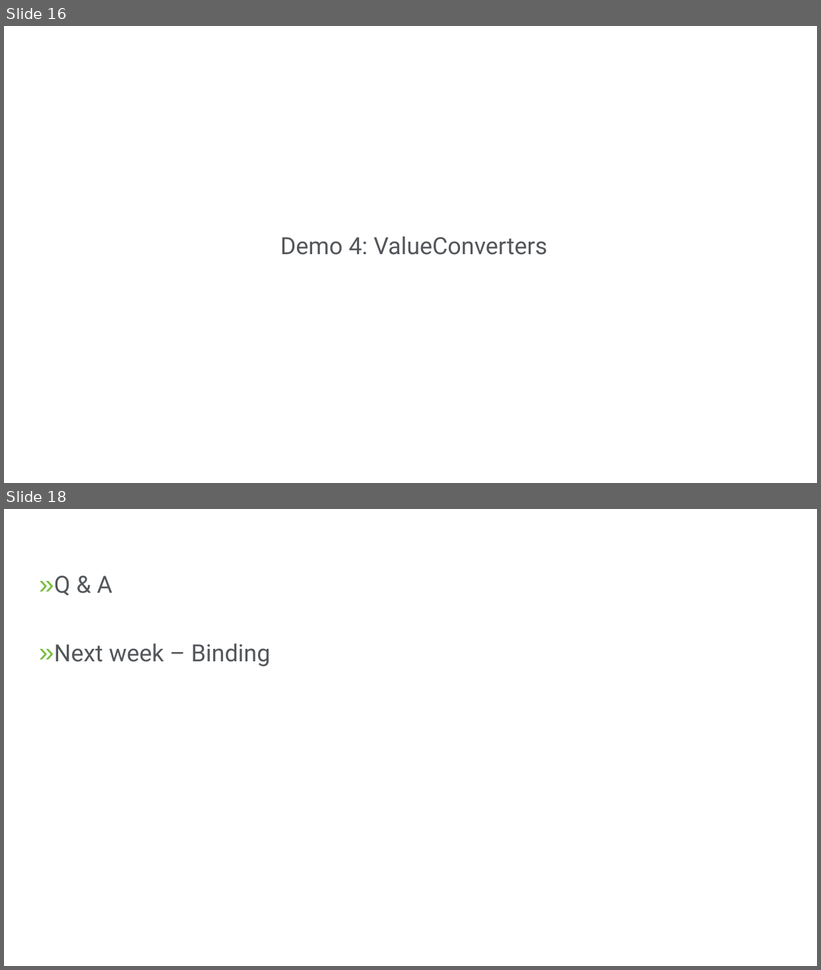
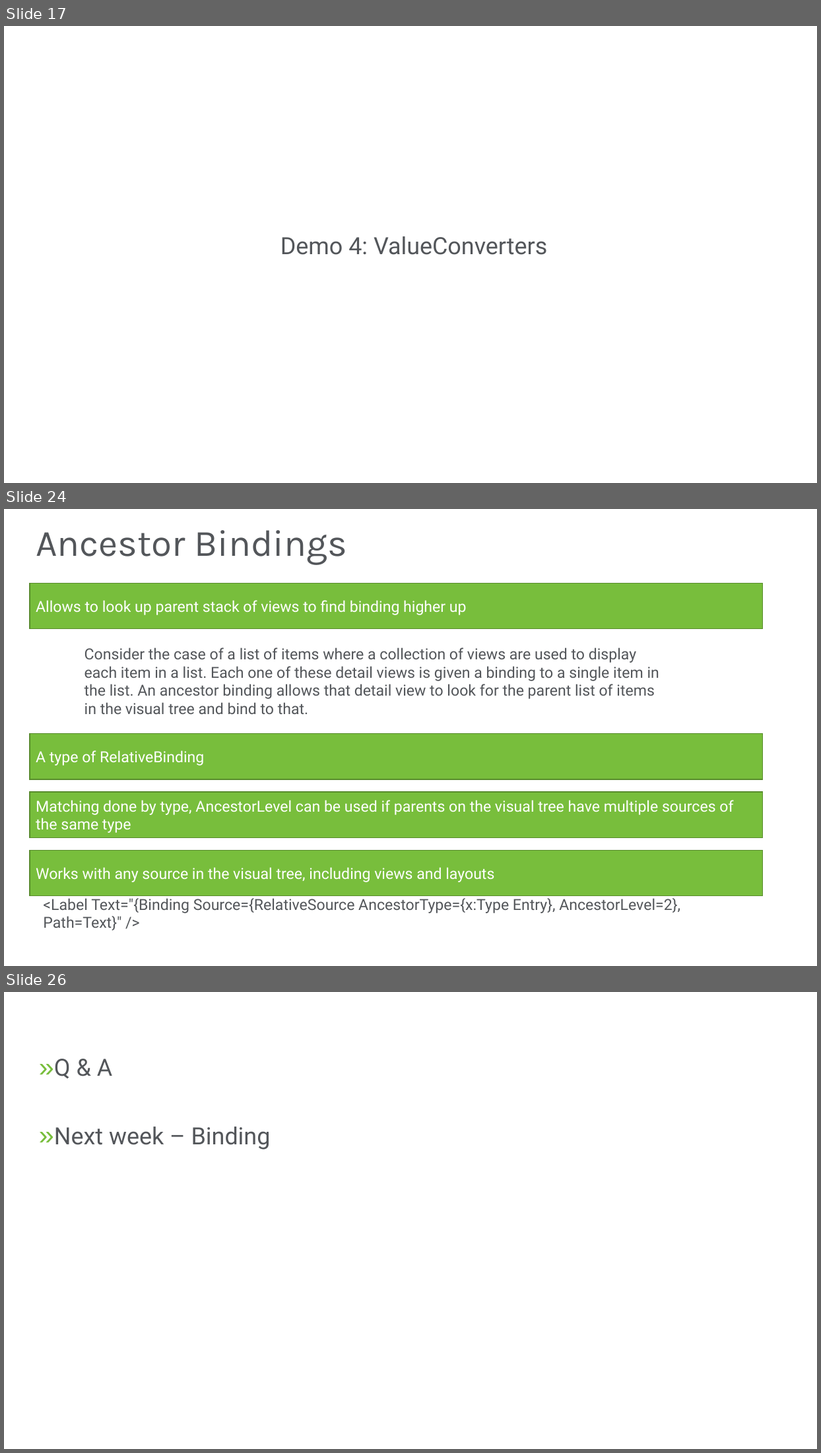
Before and after one commit to Magenic/IntroToXamarinForms, a slide deck: presentations/XamarinForms-Week4.pptx. Shown one above the other, each under a label of ours: slides 16 and 18 before the commit, slides 17, 24 and 26 after it; the slides between them are not shown. The pictures are 821x970 and 821x1453 pixels, drawn with LibreOffice and Linux fonts; fonts in the diff are those of the drawing; background and template pictures are left out. Boxes give left, top, right and bottom in pixels: in the first picture for what was removed or moved away, otherwise in the second. Text is boxed around its words. In the diff, an @@ line names an element or a change of style, - is before the commit and + after.

```diff
--- a/presentations/XamarinForms-Week4.pptx
+++ b/presentations/XamarinForms-Week4.pptx
@@ slide 24 added at (4,509,817,966), background picture (left out); not listed: 1 template element that a slide beside it also shows @@
@@ title added at (36,530,347,565), 44 pt, text #53565A @@
+Ancestor Bindings
@@ rectangle added at (30,584,763,629), fill #78BE3C, outline #598D2C 1 pt, 18 pt, text #FFFFFF @@
+Allows to look up parent stack of views to find binding higher up
@@ text added at (85,648,659,714), 18 pt, text #53565A @@
+Consider the case of a list of items where a collection of views are used to display each item in a list. Each one of these detail views is given a binding to a single item in the list. An ancestor binding allows that detail view to look for the parent list of items in the visual tree and bind to that.
@@ rectangle added at (30,734,763,780), fill #78BE3C, outline #598D2C 1 pt, 18 pt, text #FFFFFF @@
+A type of RelativeBinding
@@ rectangle added at (30,792,763,838), fill #78BE3C, outline #598D2C 1 pt, 18 pt, text #FFFFFF @@
+Matching done by type, AncestorLevel can be used if parents on the visual tree have multiple sources of the same type
@@ rectangle added at (30,851,763,896), fill #78BE3C, outline #598D2C 1 pt, 18 pt, text #FFFFFF @@
+Works with any source in the visual tree, including views and layouts
@@ text added at (43,898,680,931), 18 pt, text #53565A @@
+<Label Text="{Binding Source={RelativeSource AncestorType={x:Type Entry}, AncestorLevel=2}, Path=Text}" />
@@ what was slide 16 is now slide 17 @@
@@ what was slide 18 is now slide 26 @@
```
Also in this commit, not shown: 3 slides changed, 7 other slides added.
